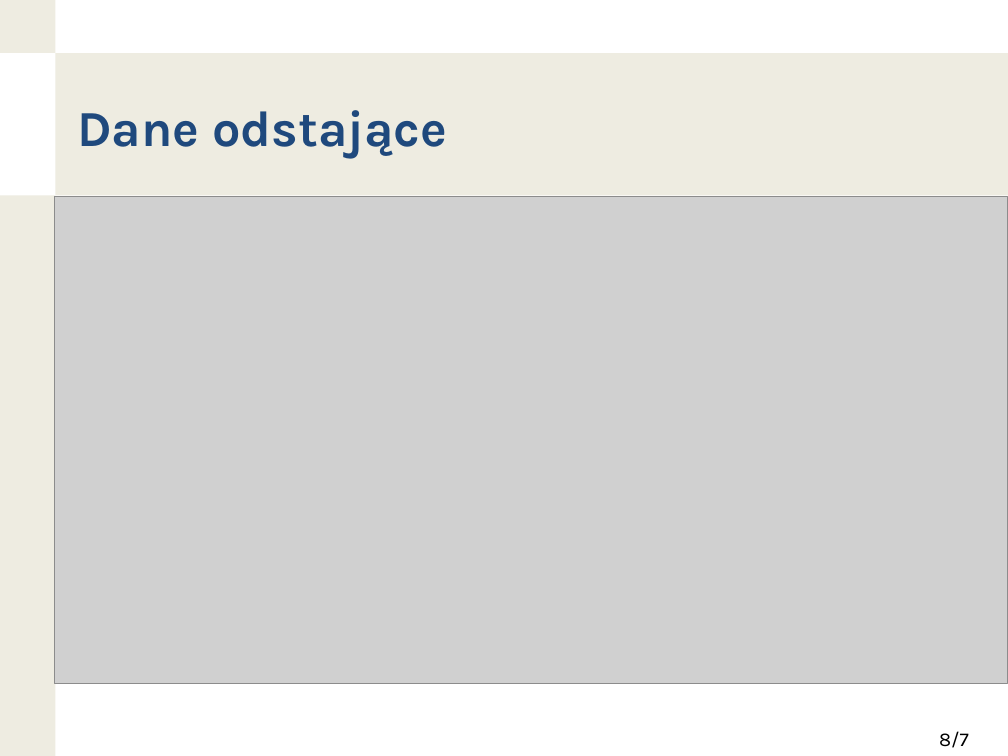
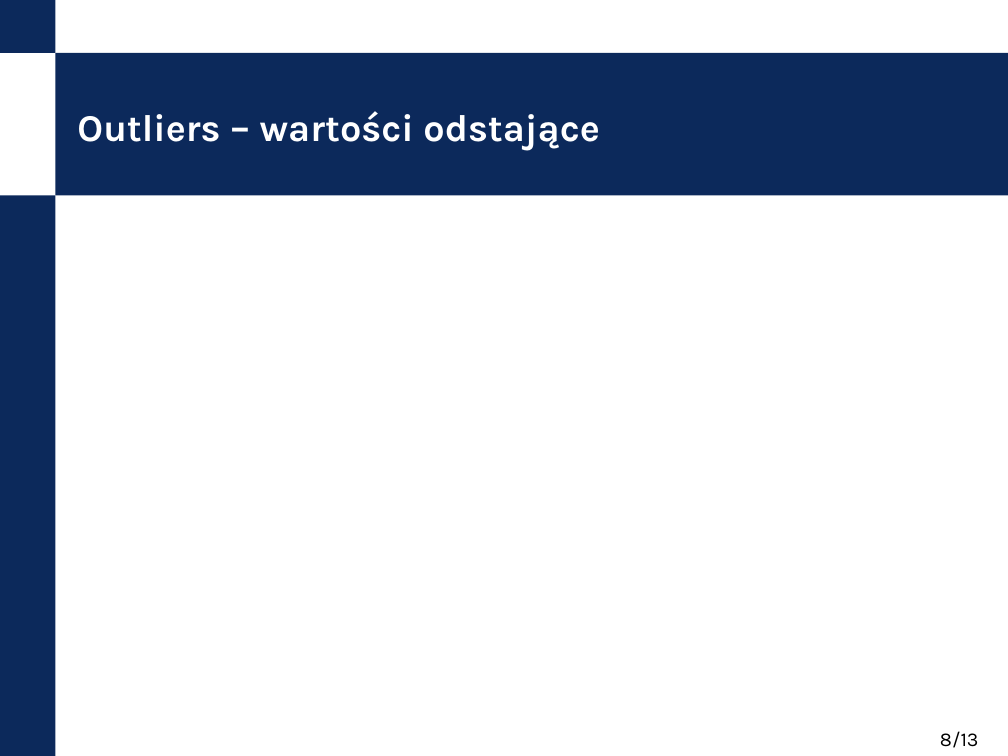
Before and after one commit to nokia-wroclaw/innovativeprojects-healthiness-of-data, a slide deck: slide 8 of KPZ_demo_prezentacja.pptx. Drawn at 1008x756 pixels with LibreOffice and Linux fonts; fonts in the diff are those of the drawing; grey boxes stand for pictures; background and template pictures are left out. Boxes give left, top, right and bottom in pixels: in the first picture for what was removed or moved away, otherwise in the second. Text is boxed around its words. In the diff, an @@ line names an element or a change of style, - is before the commit and + after.

Commit message:
presentation almost done, missing outliers

```diff
--- a/KPZ_demo_prezentacja.pptx
+++ b/KPZ_demo_prezentacja.pptx
@@ title at [77, 111, 599, 151]: text changed; size 36 to 27 pt; text colour #1F497D to #FFFFFF @@
-Dane odstające
+Outliers – wartości odstające
@@ fill #EEECE1 to #0C295B in 3 elements at [0, 0, 55, 53], [55, 53, 1008, 196], [0, 196, 55, 756] @@
@@ picture removed at [54, 197, 1008, 683] @@
@@ page number at [940, 731, 979, 748]: text changed @@
-8/7
+8/13
```
Also in this commit, not shown: 4 other slides changed, 7 slides added, 7 slides removed, 4 other files.
